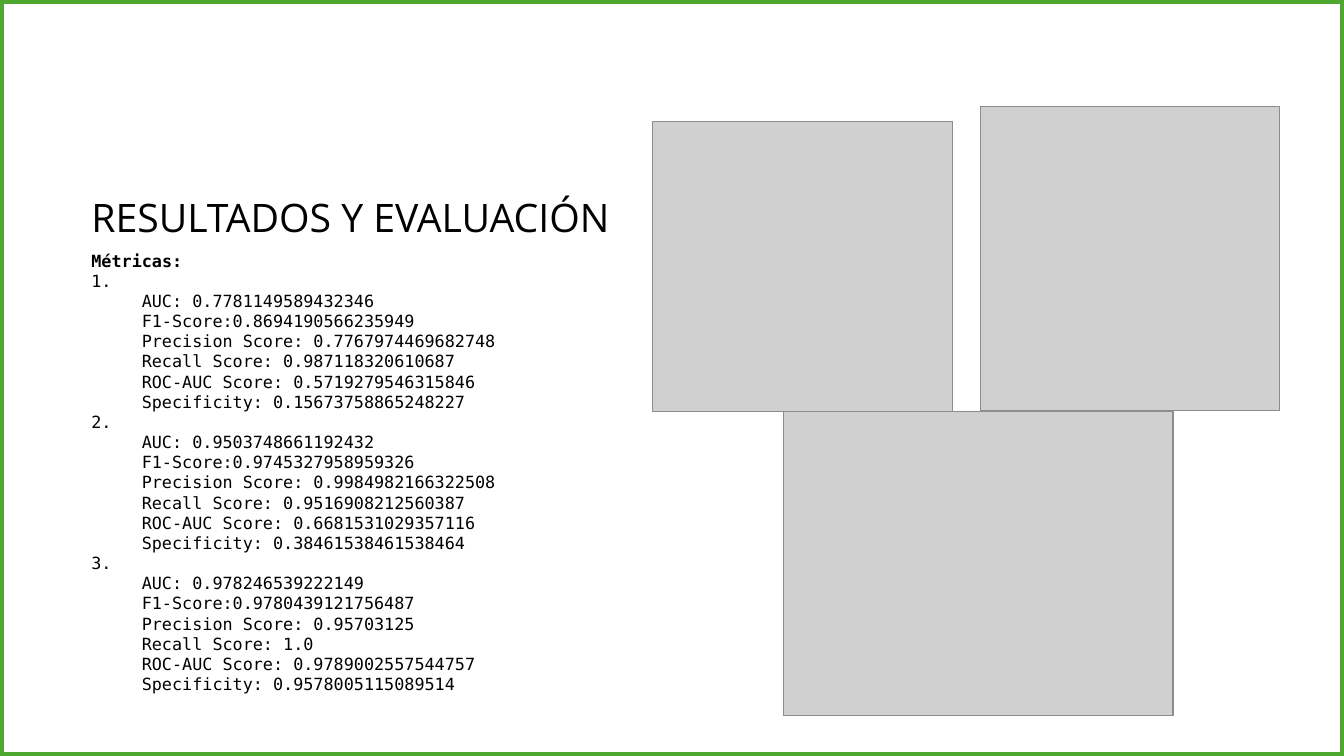
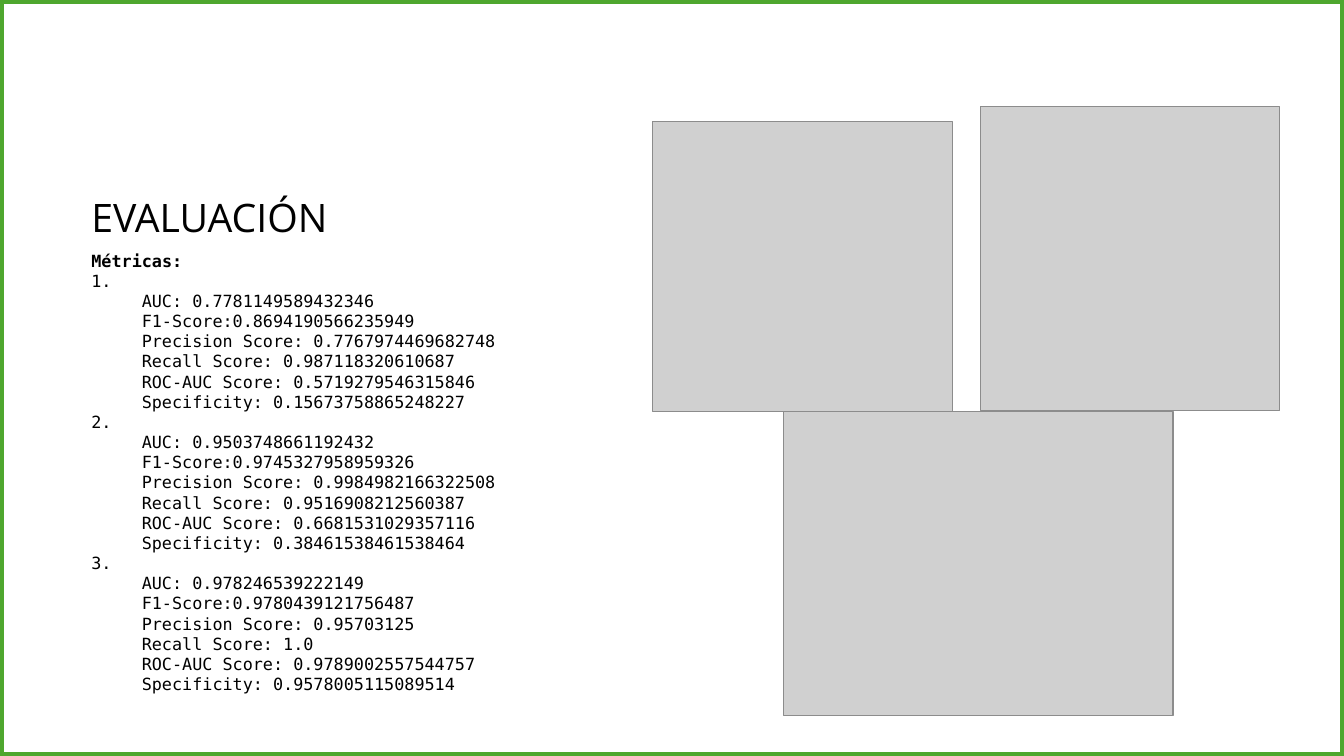
Before and after one commit to alejokawaii/DanielAlejandroSalcedoPerez_proyecto_final_ML, a slide deck: slide 15 of docs/Presentación1.pptx (slide 6 before the commit). Drawn at 1344x756 pixels with LibreOffice and Linux fonts; fonts in the diff are those of the drawing; grey boxes stand for pictures. Boxes give left, top, right and bottom in pixels: in the first picture for what was removed or moved away, otherwise in the second. Text is boxed around its words. In the diff, an @@ line names an element or a change of style, - is before the commit and + after.

```diff
--- a/docs/Presentación1.pptx
+++ b/docs/Presentación1.pptx
@@ freeform shape removed at bbox=[0, 0, 1344, 756] @@
@@ text at bbox=[91, 195, 327, 233]: text changed @@
-RESULTADOS Y EVALUACIÓN
+EVALUACIÓN
```
Also in this commit, not shown: 7 other slides changed, 10 slides added.
